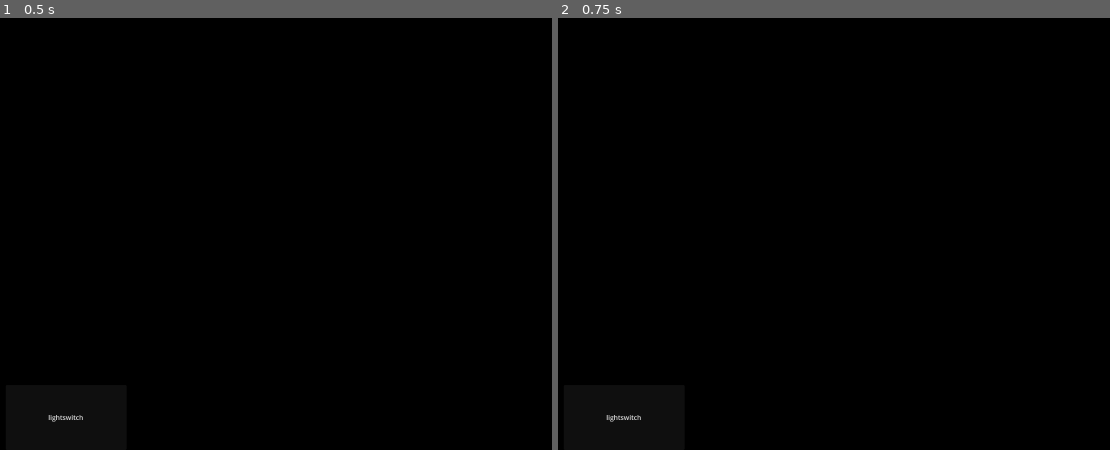
Above: before the commit, frames 1-2 (left to right).
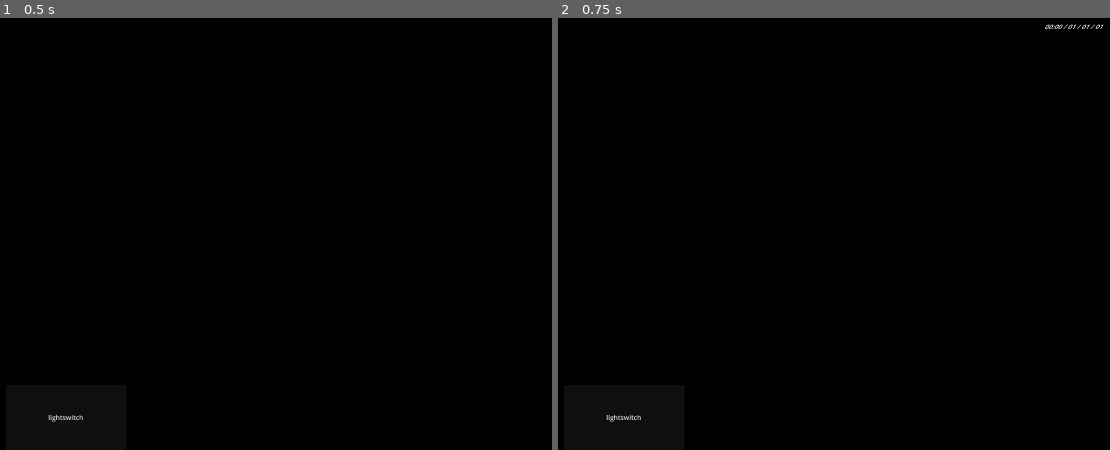
Above: after the commit, the same moments.

Repository: 100-Devs-1-Game/TheHatchery
Game: Godot game, scene res://scenes/game.tscn
The game is run twice, just before and just after one commit, with the same random seed, the same clock (stepped at 60 frames per second) and the same inputs.
Inputs (mouse positions are in pixels of both pictures, inside the frame that each line leads up to):
- Up to frame 1 (0.5 s): no input
- Up to frame 2 (0.75 s): click (905, 251) at 0.5 s

Frame 1 is identical in both runs. In frame 2, less than 0.1% of the frame differs, in the area x 88-99%, y 1-3%.

Commit message:
time display added

Diff:
--- a/src/ptt.json
+++ b/src/ptt.json
@@ -1 +1,9 @@
+<<<<<<< Updated upstream
 {"hcs":true,"hls":true,"ho":false,"hsd":true,"htd":true,"lo":"2025-10-31","ls":6625.0,"m1":22163.0,"m1vis":true,"m2":22163.0,"m2vis":true,"op":true,"sd":1760741477.0,"sn":false,"st":0,"td":6.0,"tt":22163.0}
+=======
+<<<<<<< Updated upstream
+{"hcs":true,"hls":true,"ho":false,"hsd":true,"htd":true,"lo":"2025-10-30","ls":1326.0,"m1":16864.0,"m1vis":true,"m2":16864.0,"m2vis":true,"op":true,"sd":1760741477.0,"sn":false,"st":0,"td":5.0,"tt":16864.0}
+=======
+{"hcs":true,"hls":true,"ho":false,"hsd":true,"htd":true,"lo":"2025-10-28","ls":4913.0,"m1":19200.0,"m1vis":true,"m2":19200.0,"m2vis":true,"op":true,"sd":1760741477.0,"sn":false,"st":0,"td":4.0,"tt":19200.0}
+>>>>>>> Stashed changes
+>>>>>>> Stashed changes
--- a/src/scenes/game.tscn
+++ b/src/scenes/game.tscn
@@ -1,7 +1,8 @@
-[gd_scene load_steps=6 format=3 uid="uid://dijj7msso558g"]
+[gd_scene load_steps=7 format=3 uid="uid://dijj7msso558g"]
 
 [ext_resource type="Script" uid="uid://dljbefbqotbh5" path="res://scripts/game.gd" id="1_uwrxv"]
 [ext_resource type="Texture2D" uid="uid://nktkc3bvtxrg" path="res://assets/PROXYimage/WIPhatcheryscene3d.png" id="2_lnu2h"]
+[ext_resource type="PackedScene" uid="uid://dk03fxciwgwba" path="res://scenes/time_display.tscn" id="4_iywne"]
 [ext_resource type="PackedScene" uid="uid://c6dcsrdm6gn1k" path="res://scenes/dialog_panel.tscn" id="4_lbhrr"]
 
 [sub_resource type="Gradient" id="Gradient_lnu2h"]
@@ -142,6 +143,9 @@
 visible = false
 layout_mode = 1
 
+[node name="TimeDisplay" parent="." instance=ExtResource("4_iywne")]
+position = Vector2(1460, 54)
+
 [connection signal="pressed" from="ClickTarget" to="." method="_on_click_target_pressed"]
 [connection signal="pressed" from="ResearchNotesButton" to="." method="_on_research_notes_pressed"]
 [connection signal="pressed" from="Lightswitch" to="." method="_on_lightswitch_pressed"]
--- /dev/null
+++ b/src/scenes/time_display.tscn
@@ -0,0 +1,15 @@
+[gd_scene load_steps=2 format=3 uid="uid://dk03fxciwgwba"]
+
+[ext_resource type="Script" uid="uid://td3k83350vyi" path="res://scripts/time_display.gd" id="1_3uj10"]
+
+[node name="TimeDisplay" type="Node2D"]
+skew = 0.523599
+script = ExtResource("1_3uj10")
+
+[node name="Label" type="Label" parent="."]
+anchors_preset = 1
+anchor_left = 1.0
+anchor_right = 1.0
+offset_left = -157.0
+offset_bottom = 23.0
+grow_horizontal = 0
--- a/src/scripts/dialog_panel.gd
+++ b/src/scripts/dialog_panel.gd
@@ -7,6 +7,8 @@
 @onready var yes_button: Button = $Panel/MarginContainer/VBoxContainer/HBoxContainer/YES
 @onready var no_button: Button = $Panel/MarginContainer/VBoxContainer/HBoxContainer/NO
 @onready var text: RichTextLabel = $Panel/MarginContainer/VBoxContainer/RichTextLabel
+
+## TODO : Actually make the dialog buttons do stuff
 
 #Connects activate dialog (called only from outside) to display text
 #Connects buttons to respective dialog output signals (called only from inside) and disable buttons
--- a/src/scripts/game.gd
+++ b/src/scripts/game.gd
@@ -30,8 +30,7 @@
 func _on_click_target_pressed():
 	Data.clicks += Data.clickvalue
 	clicks = Data.clicks
-	print(Data.clicks)
-	print("you clicked " + str(clicks) + " time/s")
+	#print("you clicked " + str(clicks) + " time/s")
 
 	# NOTE: CLICK VALUE-BASED EVENT TEMPLATE
 	if Data.DIALOGS.keys().has(clicks):
--- /dev/null
+++ b/src/scripts/time_display.gd
@@ -0,0 +1,15 @@
+extends Node2D
+
+@onready var display: Label = $Label
+
+func _input(event: InputEvent) -> void:
+	var hours = Data.clicks % 24
+	var days = (floori(Data.clicks / 24.0) % 31) + 1
+	var months = (floori(Data.clicks / (24.0 * 31.0)) % 12) + 1
+	var years = (floori(Data.clicks / (24.0 * 31.0 * 365.0))) + 1
+
+	var stringed_hours = "0" + str(hours) if hours < 10 else str(hours)
+	var stringed_days = "0" + str(days) if days < 10 else str(days)
+	var stringed_months = "0" + str(months) if months < 10 else str(months)
+	var stringed_years = "0" + str(years) if years < 10 else str(years)
+	display.text = "00:" + stringed_hours + " / " + stringed_days + " / " + stringed_months + " / " + stringed_years
Not shown, added: src/scripts/time_display.gd.uid
Not shown, changed: .gitignore
Not shown, added: .~lock..gitignore#
